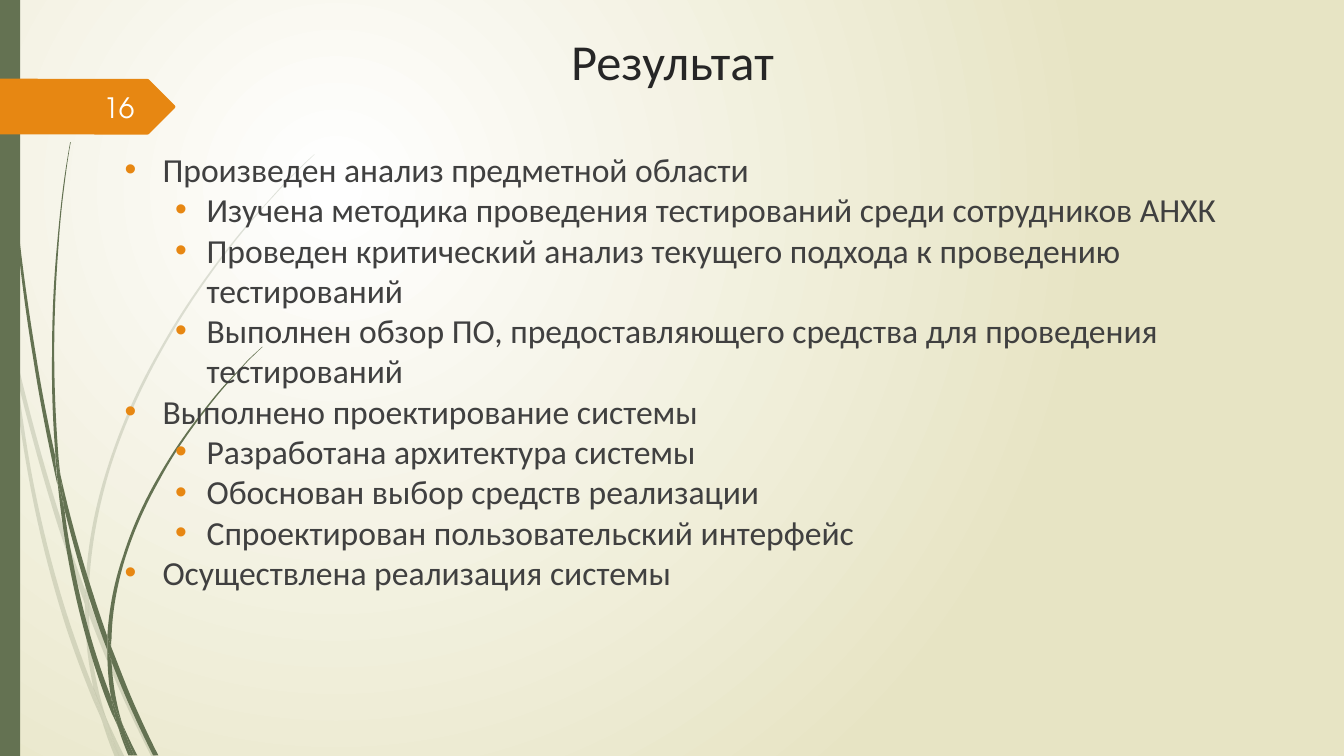
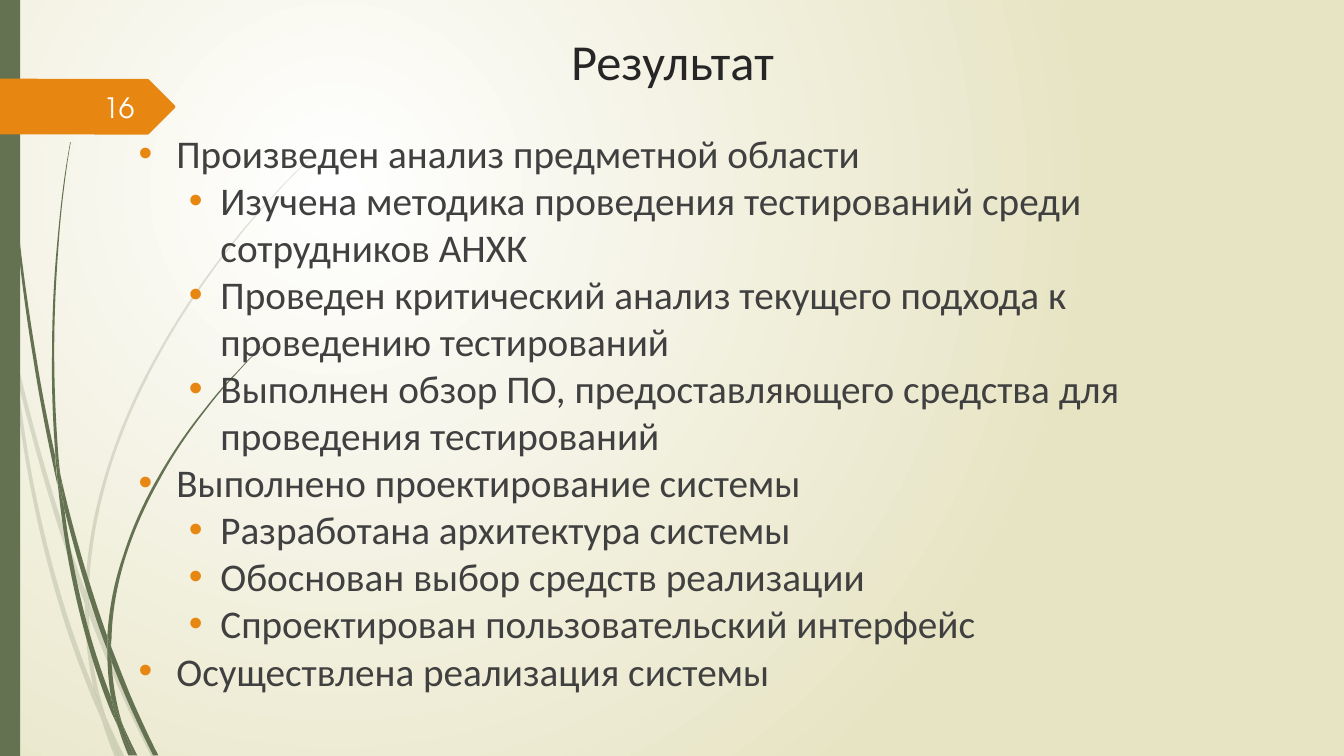
Before and after one commit to Csar9000/Quality-of-life-assessment-system, a slide deck: slide 16 of Документы/Презентация ВКР.pptx. Drawn at 1344x756 pixels with LibreOffice and Linux fonts; fonts in the diff are those of the drawing. Boxes give left, top, right and bottom in pixels: in the first picture for what was removed or moved away, otherwise in the second. Text is boxed around its words. In the diff, an @@ line names an element or a change of style, - is before the commit and + after.

```diff
--- a/Документы/Презентация ВКР.pptx
+++ b/Документы/Презентация ВКР.pptx
@@ text "Произведен анализ предметной области": place and size @@
-text "Произведен анализ предметной области" at <box>163,159,1216,591</box>
+text "Произведен анализ предметной области" at <box>176,141,1119,693</box>
@@ text "Произведен анализ предметной области" at <box>176,141,1119,693</box>: size 24 to 28 pt @@
```
Also in this commit, not shown: 6 other slides changed, 1 slide removed, 1 other file.
